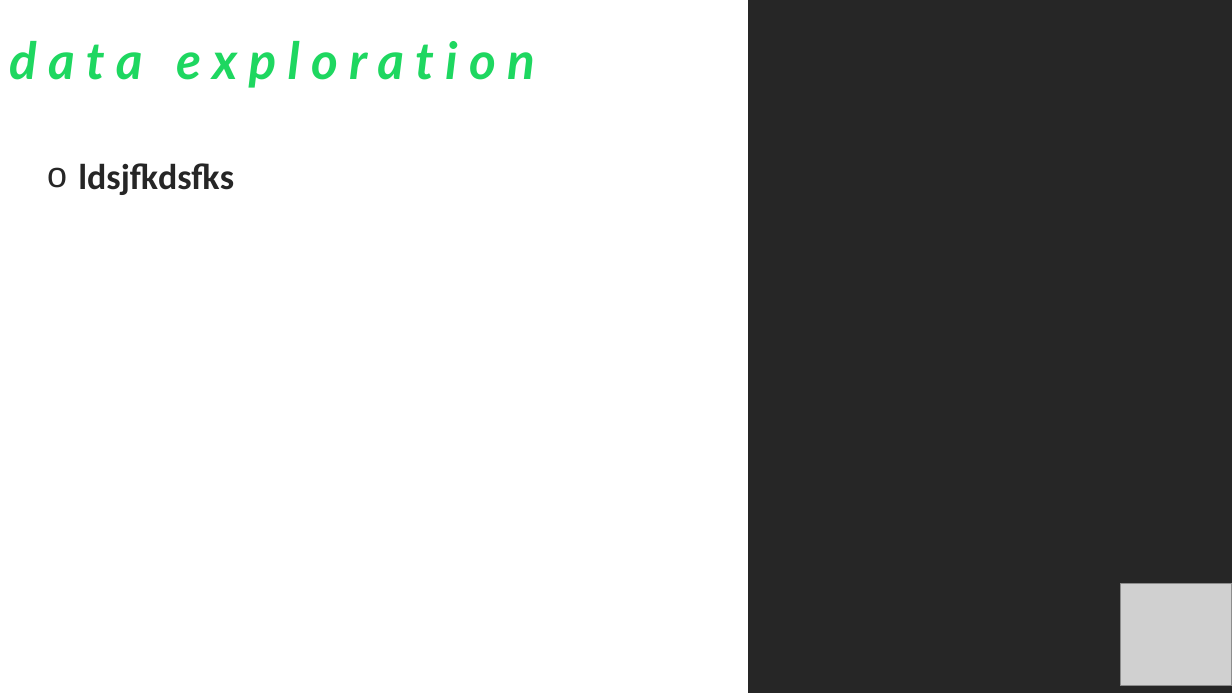
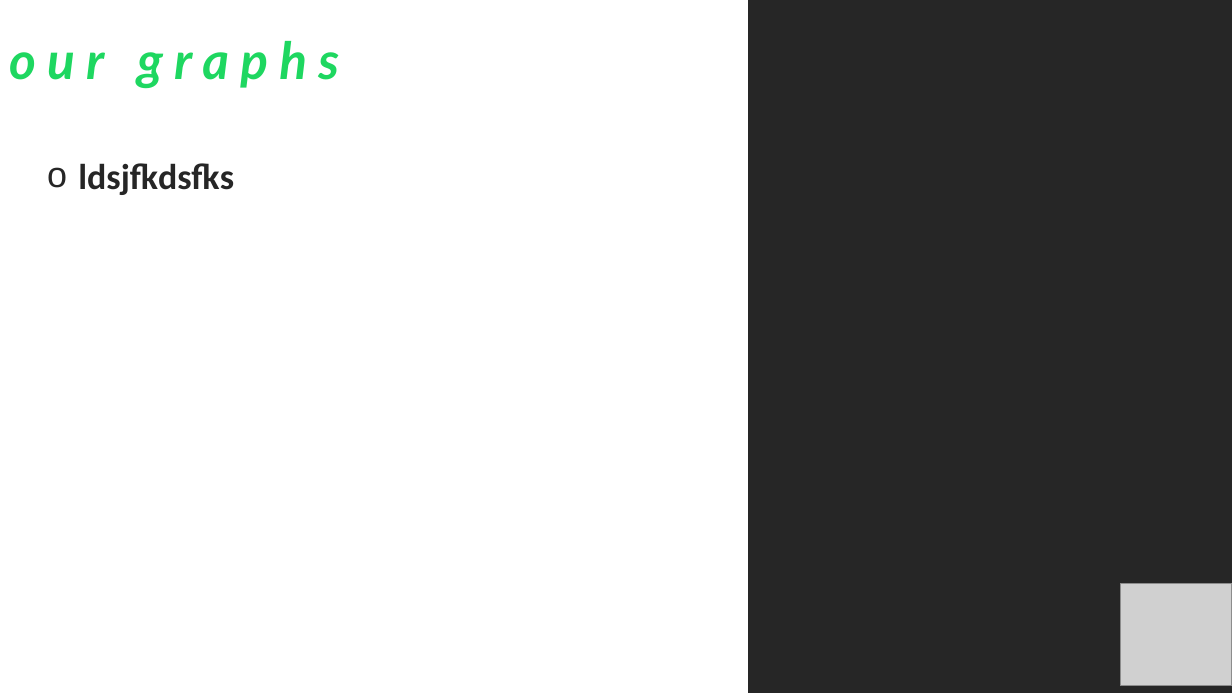
Before and after one commit to iastanehasl/Project-One, a slide deck: slide 8 of Spotipy Presentation 10.27.pptx (slide 5 before the commit). Drawn at 1232x693 pixels with LibreOffice and Linux fonts; fonts in the diff are those of the drawing; grey boxes stand for pictures. Boxes give left, top, right and bottom in pixels: in the first picture for what was removed or moved away, otherwise in the second. Text is boxed around its words. In the diff, an @@ line names an element or a change of style, - is before the commit and + after.

```diff
--- a/Spotipy Presentation 10.27.pptx
+++ b/Spotipy Presentation 10.27.pptx
@@ text at box(9, 41, 339, 88): text changed @@
-d a t a e x p l o r a t i o n
+o u r g r a p h s
```
Also in this commit, not shown: 8 other slides changed, 1 slide added, 1 slide removed.
